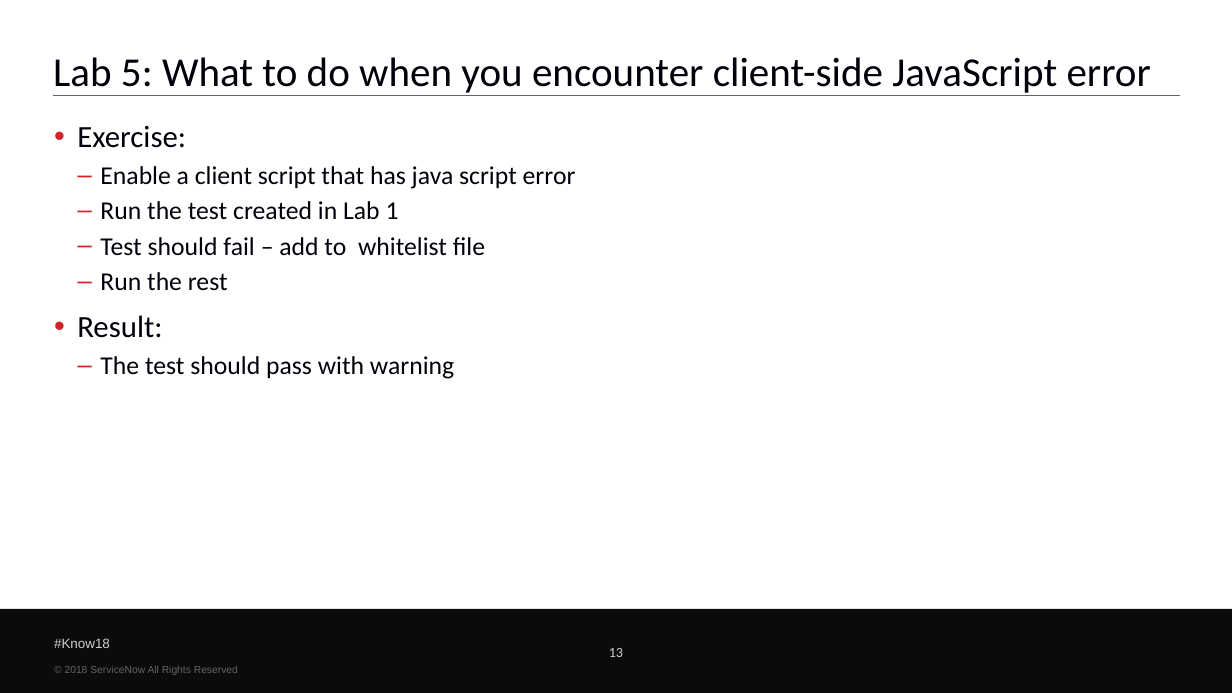
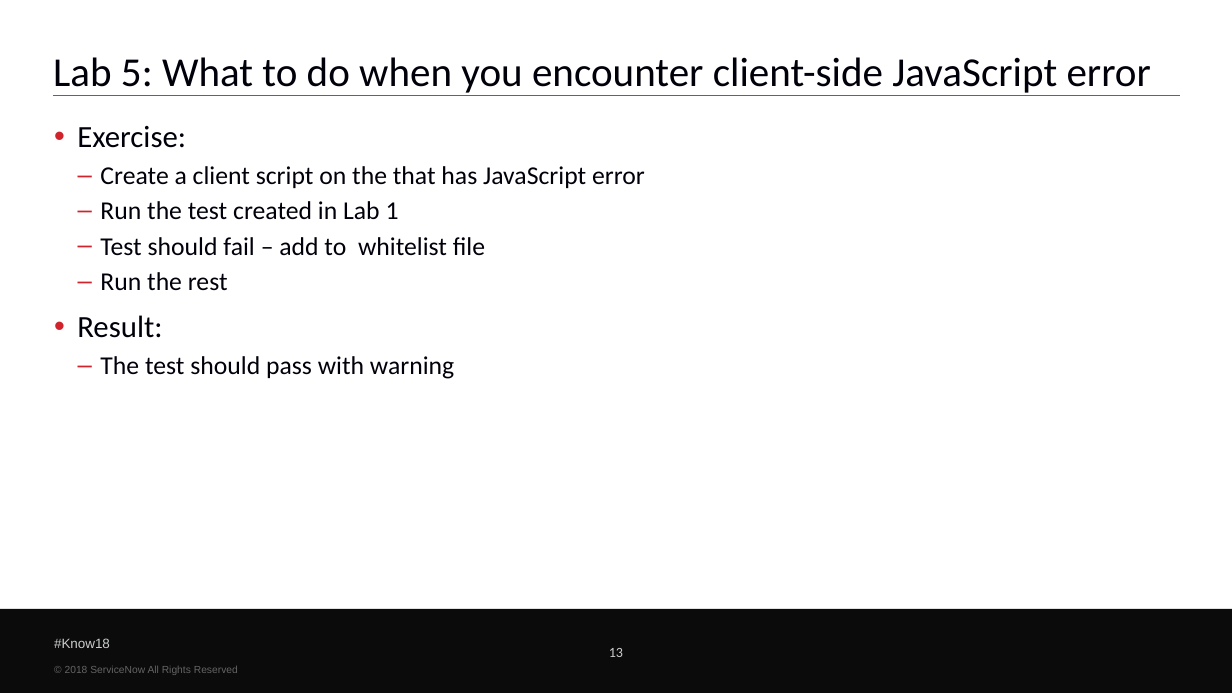
Before and after one commit to bsweets/CustomRobots, a slide deck: slide 13 of CC18 ATF.pptx. Drawn at 1232x693 pixels with LibreOffice and Linux fonts; fonts in the diff are those of the drawing; background and template pictures are left out. Boxes give left, top, right and bottom in pixels: in the first picture for what was removed or moved away, otherwise in the second. Text is boxed around its words. In the diff, an @@ line names an element or a change of style, - is before the commit and + after.

```diff
--- a/CC18 ATF.pptx
+++ b/CC18 ATF.pptx
@@ text at (x1=100, y1=166, x2=645, y2=188): text changed @@
-  – Enable a client script that has java script error
+  – Create a client script on the that has JavaScript error
```
Also in this commit, not shown: 6 other slides changed, 2 other files.
